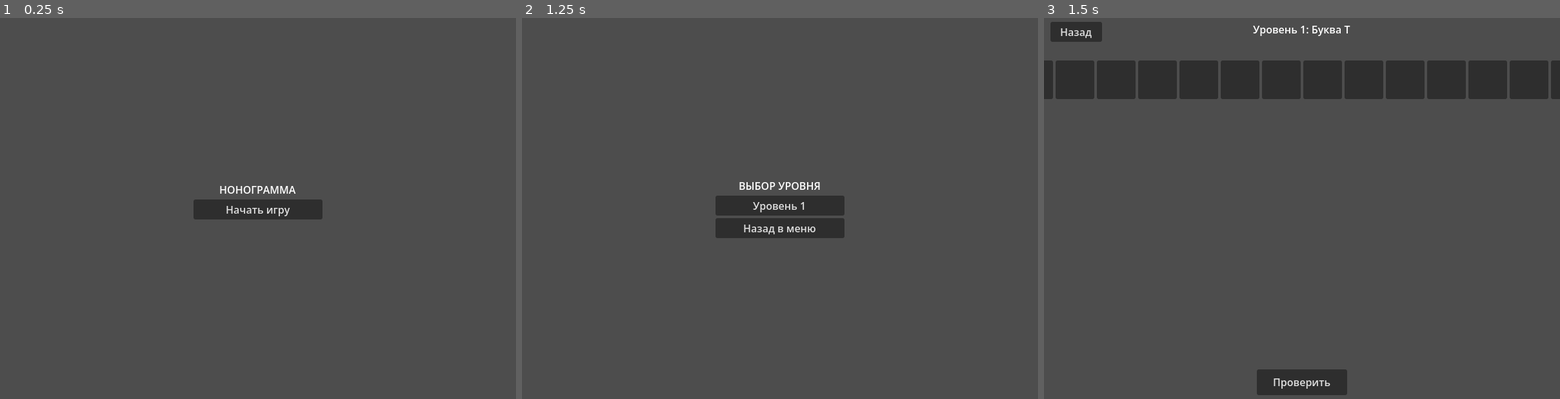
Above: before the commit, frames 1-3 (left to right).
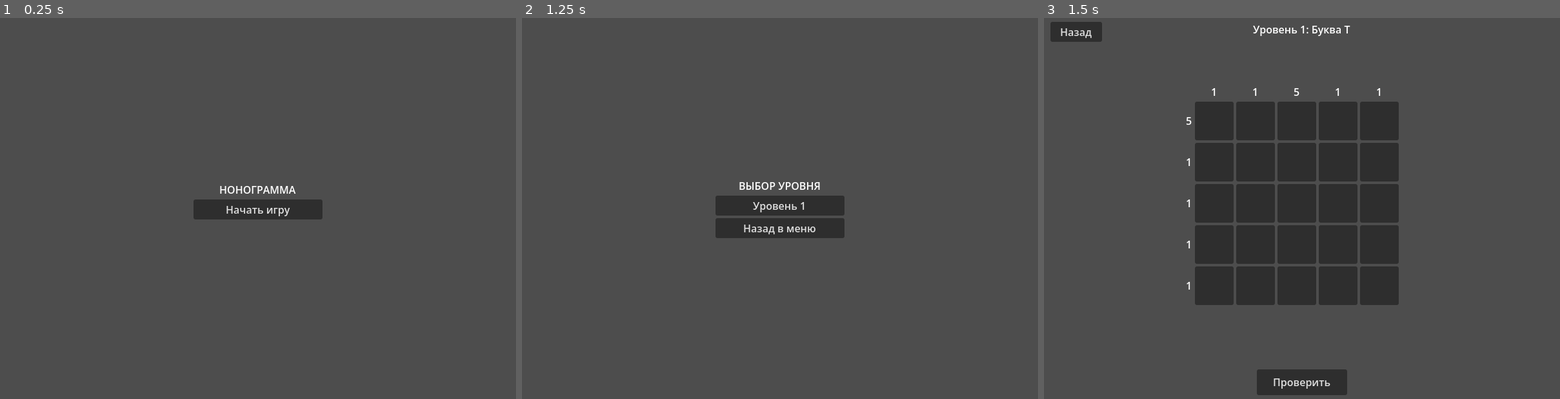
Above: after the commit, the same moments.

Repository: tunder-tunder/nonogramm
Game: Godot game, scene res://Main.tscn
The game is run twice, just before and just after one commit, with the same random seed, the same clock (stepped at 60 frames per second) and the same inputs.
Inputs:
- Up to frame 1 (0.25 s): no input
- Up to frame 2 (1.25 s): click "Начать игру" at 0.5 s
- Up to frame 3 (1.5 s): click "Уровень 1" at 1.25 s

Frames 1-2 are identical in both runs. In frame 3, 28% of the frame differs, in the area x 0-100%, y 11-76%.

Commit message:
Fix grid display and implement cell state cycling functionality
- Modified scripts/level_view.gd to fix grid layout using proper GridContainer structure with correct column count for hints and cells
- Implemented three-state cycling for left-click (empty -> filled -> cross -> empty) and right-click (empty -> cross -> filled -> empty)
- Fixed cell color display issue by ensuring empty cells show white color through proper self_modulate reset in _update_grid_visuals()
- Added proper cell lookup method using grid_container children with metadata matching
- Updated .gitignore to remove unnecessary ignore patterns that were blocking essential Godot script files

Diff:
--- a/scripts/level_view.gd
+++ b/scripts/level_view.gd
@@ -6,6 +6,7 @@
 var level_data: LevelData
 var player_grid: Array = []  # Состояние игрока: 0 - пусто, 1 - закрашено, 2 - помечено крестиком
 var cell_size: int = 60
+var grid_container: GridContainer
 
 @onready var row_hints_container: VBoxContainer = $RowHintsContainer
 @onready var col_hints_container: HBoxContainer = $ColHintsContainer
@@ -51,6 +52,15 @@
 	for child in col_hints_container.get_children():
 		child.queue_free()
 
+	# Создаем основной контейнер сетки
+	grid_container = GridContainer.new()
+	grid_container.columns = level_data.grid_size + 1
+
+	# Пустой угол в левом верхнем углу
+	var corner = Control.new()
+	corner.custom_minimum_size = Vector2(60, 60)
+	grid_container.add_child(corner)
+
 	# Создаем подсказки для столбцов (сверху)
 	var col_hints = _calculate_col_hints()
 	for x in range(level_data.grid_size):
@@ -59,15 +69,7 @@
 		hint_label.horizontal_alignment = HORIZONTAL_ALIGNMENT_CENTER
 		hint_label.vertical_alignment = VERTICAL_ALIGNMENT_BOTTOM
 		hint_label.custom_minimum_size = Vector2(cell_size, 60)
-		col_hints_container.add_child(hint_label)
-
-	# Пустой угол над подсказками строк
-	var corner = Control.new()
-	corner.custom_minimum_size = Vector2(60, 60)
-	main_grid_container.add_child(corner)
-
-	# Добавляем контейнер для подсказок столбцов
-	main_grid_container.add_child(col_hints_container)
+		grid_container.add_child(hint_label)
 
 	# Создаем подсказки для строк (слева) и клетки сетки
 	var row_hints = _calculate_row_hints()
@@ -78,23 +80,19 @@
 		hint_label.horizontal_alignment = HORIZONTAL_ALIGNMENT_RIGHT
 		hint_label.vertical_alignment = VERTICAL_ALIGNMENT_CENTER
 		hint_label.custom_minimum_size = Vector2(60, cell_size)
-		row_hints_container.add_child(hint_label)
-
-		# Контейнер для клеток строки
-		var row_container = HBoxContainer.new()
+		grid_container.add_child(hint_label)
+
+		# Клетки строки
 		for x in range(level_data.grid_size):
 			var button = Button.new()
 			button.custom_minimum_size = Vector2(cell_size, cell_size)
 			button.name = "Cell_%d_%d" % [x, y]
 			button.set_meta("cell_x", x)
 			button.set_meta("cell_y", y)
-			button.connect("pressed", _on_cell_left_clicked.bind(x, y))
 			button.connect("gui_input", _on_cell_gui_input.bind(x, y))
-			row_container.add_child(button)
-
-		# Добавляем подсказку строки и клетки в основную сетку
-		main_grid_container.add_child(row_hints_container.get_child(y))
-		main_grid_container.add_child(row_container)
+			grid_container.add_child(button)
+
+	main_grid_container.add_child(grid_container)
 
 	_update_grid_visuals()
 
@@ -136,25 +134,27 @@
 		hints.append(col_hint)
 	return hints
 
-func _on_cell_left_clicked(x: int, y: int):
-	# Левый клик: закрашивание (0 -> 1 -> 0)
-	if player_grid[y][x] == 2:
-		player_grid[y][x] = 0
-	elif player_grid[y][x] == 0:
-		player_grid[y][x] = 1
-	else:
-		player_grid[y][x] = 0
-
-	_update_grid_visuals()
-
 func _on_cell_gui_input(event: InputEvent, x: int, y: int):
-	# Правый клик: постановка синего крестика
-	if event is InputEventMouseButton and event.button_index == MOUSE_BUTTON_RIGHT and event.pressed:
+	if event is InputEventMouseButton and event.pressed:
 		get_viewport().set_input_as_handled()
-		if player_grid[y][x] == 0:
-			player_grid[y][x] = 2
-		elif player_grid[y][x] == 2:
-			player_grid[y][x] = 0
+
+		if event.button_index == MOUSE_BUTTON_LEFT:
+			# Левый клик: цикл 0 -> 1 -> 2 -> 0 (пусто -> черный -> синий крестик -> пусто)
+			if player_grid[y][x] == 0:
+				player_grid[y][x] = 1
+			elif player_grid[y][x] == 1:
+				player_grid[y][x] = 2
+			else:
+				player_grid[y][x] = 0
+		elif event.button_index == MOUSE_BUTTON_RIGHT:
+			# Правый клик: цикл 0 -> 2 -> 1 -> 0 (пусто -> синий крестик -> черный -> пусто)
+			if player_grid[y][x] == 0:
+				player_grid[y][x] = 2
+			elif player_grid[y][x] == 2:
+				player_grid[y][x] = 1
+			else:
+				player_grid[y][x] = 0
+
 		_update_grid_visuals()
 
 func _update_grid_visuals():
@@ -162,27 +162,27 @@
 		for x in range(level_data.grid_size):
 			var button = get_button(x, y)
 			if button:
+				# Сбрасываем все стили
+				button.self_modulate = COLOR_EMPTY
+				button.text = ""
+
 				if player_grid[y][x] == 1:
 					# Закрашенная клетка - черный цвет (ЛКМ)
 					button.self_modulate = COLOR_FILLED
-					button.text = ""
 				elif player_grid[y][x] == 2:
 					# Крестик - синий цвет (ПКМ)
 					button.self_modulate = COLOR_CROSS
 					button.text = "✕"
-				else:
-					# Пустая клетка - белый цвет
-					button.self_modulate = COLOR_EMPTY
-					button.text = ""
 
 func get_button(x: int, y: int) -> Button:
-	# Находим кнопку по координатам x, y
-	for child in main_grid_container.get_children():
-		if child is HBoxContainer:
-			for button in child.get_children():
-				if button is Button and button.has_meta("cell_x"):
-					if button.get_meta("cell_x") == x and button.get_meta("cell_y") == y:
-						return button
+	# Находим кнопку по координатам x, y в grid_container
+	if not grid_container:
+		return null
+
+	for child in grid_container.get_children():
+		if child is Button and child.has_meta("cell_x"):
+			if child.get_meta("cell_x") == x and child.get_meta("cell_y") == y:
+				return child
 	return null
 
 func _on_check_pressed():
Not shown, changed: .gitignore
